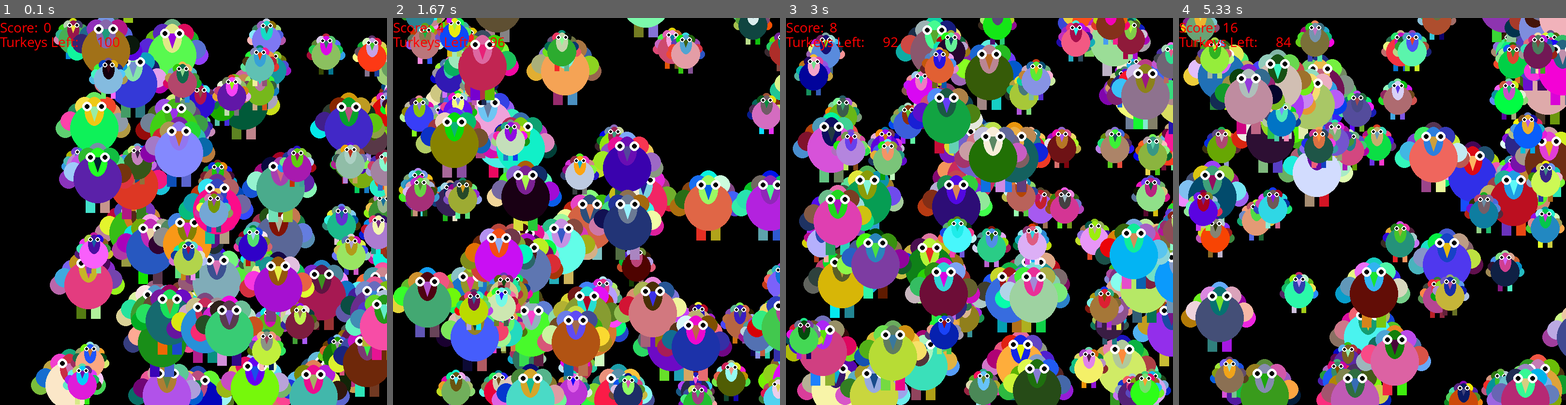
Above: before the commit, frames 1-4 (left to right).
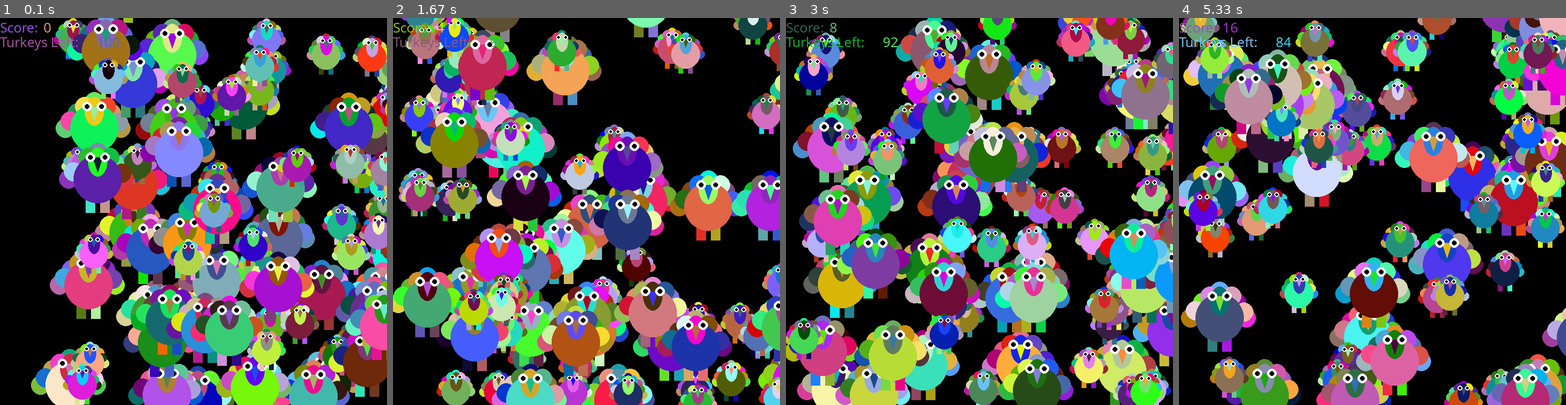
Above: after the commit, the same moments.

Repository: Cryingabriel/python-code
Game: pygame game, started from 11-14-15 turkey stack class.py
Two runs of this game, one before a commit and one after it. Both use one fixed random seed, a clock stepped at 60 frames per second and the inputs below.
Inputs (mouse positions are in pixels of both pictures, inside the frame that each line leads up to):
- Up to frame 1 (0.1 s): no input
- Up to frame 2 (1.67 s): click (625, 296) at 0.88 s; click (632, 246) at 1.22 s; click (493, 134) at 1.55 s
- Up to frame 3 (3 s): click (925, 130) at 2.22 s; click (1114, 312) at 2.55 s; click (855, 161) at 2.88 s
- Up to frame 4 (5.33 s): click (1256, 79) at 3.22 s; click (1387, 196) at 3.58 s; click (1287, 141) at 4.08 s; click (1476, 254) at 4.65 s; click (1310, 87) at 4.98 s

The runs differ from the first frame. In frame 1, 0.9% of the frame differs, in the area x 0-100%, y 1-97%; in frame 2, 1.0%; in frame 3, 1.0%, in the area x 0-99%, y 0-99%; in frame 4, 1.0%.

Commit message:
Update 11-14-15 turkey stack class.py

Diff:
--- a/11-14-15 turkey stack class.py
+++ b/11-14-15 turkey stack class.py
@@ -15,7 +15,7 @@
 fr =100
 turkeys = fr
 mousepos = (xpos,ypos)
-
+ong = rr(0, 255)
 
 class Turkey():
     def __init__(self, xpos, ypos):
@@ -34,7 +34,7 @@
         if self.alive == True:
             if self.num == 0:
                 #Feathers
-                pygame.draw.circle(screen, (rr(0,255),rr(0,255),rr(0,255)), (self.pos.x+5, self.pos.y), 10)
+                pygame.draw.circle(screen, (ong,rr(0,255),rr(0,255)), (self.pos.x+5, self.pos.y), 10)
                 pygame.draw.circle(screen, (rr(0,255),rr(0,255),rr(0,255)), (self.pos.x+15, self.pos.y-22), 10)
                 pygame.draw.circle(screen, (rr(0,255),rr(0,255),rr(0,255)), (self.pos.x+35, self.pos.y-35), 10)
                 pygame.draw.circle(screen, (rr(0,255),rr(0,255),rr(0,255)), (self.pos.x+55, self.pos.y-22), 10)
@@ -159,11 +159,11 @@
     for i in range(len(l)):
         l[i].S()
     my_font = pygame.font.SysFont('Comic Sans MS', 30)
-    text_label3 = my_font.render(str("Score: "),1,(255,0,0))
-    text_surface = my_font.render(str(score), 1 ,(255, 0, 0))
+    text_label3 = my_font.render(str("Score: "),1,(rr(0,255),rr(0,255),rr(0,255)))
+    text_surface = my_font.render(str(score), 1 ,(rr(0,255), rr(0,255), rr(0,255)))
 
-    text_label1 = my_font.render(str("Turkeys Left: "),1,(255,0,0))
-    text_surface1 = my_font.render(str(turkeys), 1 ,(255, 0, 0))
+    text_label1 = my_font.render(str("Turkeys Left: "),1,(rr(0,255),rr(0,255),rr(0,255)))
+    text_surface1 = my_font.render(str(turkeys), 1 ,(rr(0,255), rr(0,255), rr(0,255)))
 
     screen.blit(text_surface1, (200,30))
     screen.blit(text_label1, (0,30))
